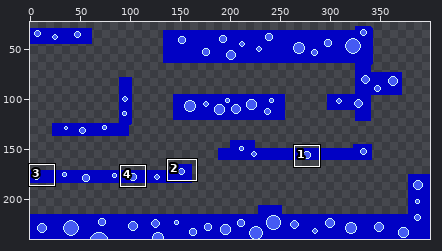
One commit to this pixel-art file: asprite/bubbleland.aseprite. The first picture is a wide view before the edit; the outline marks the close-up.
Close-up. First the earlier version:
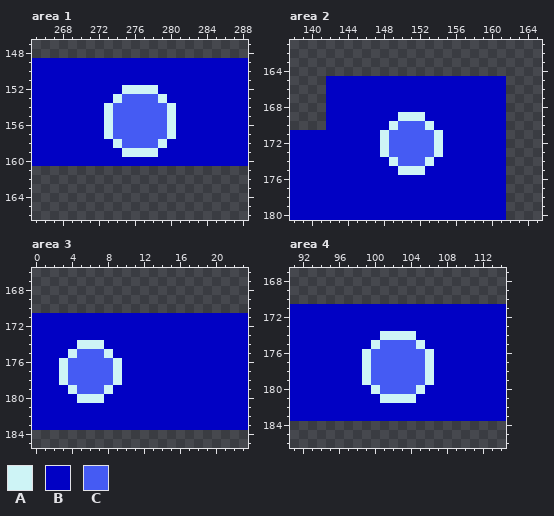
400x240 pixels, 1 frame. Shown: area 1: x 265..288, y 147..166; area 2: x 138..165, y 161..180; area 3: x 0..23, y 166..185; area 4: x 91..114, y 167..186. The wide view leaves out empty margins. The commit also changed other parts of the picture, which this record leaves out.
Palette (. is transparent): A #cef4f6  B #0101c4  C #455bf3
New version:
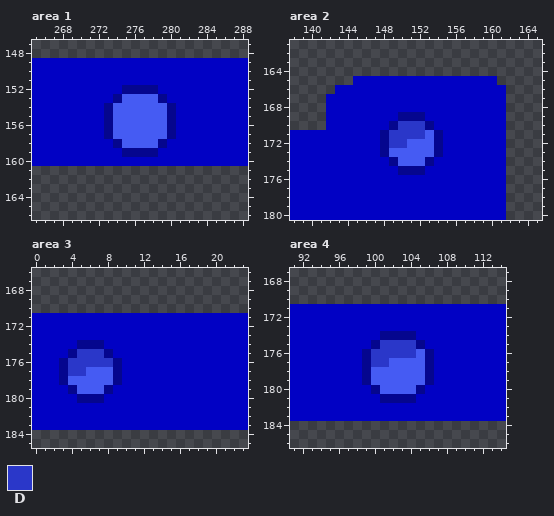
Colours new in this view: D #2a37c9
Changes in this commit:
layer "Layer 2" opacity 42% added
Colour A changes from #cef4f6 to #05068e.
Area 2, layers "Layer 2", "Layer 1":
The author changed colour C to colour D in row 170 at x 150 to 152; in row 171 at x 149 to 152; in row 172 at x 149 to 150.
Colour B is removed in row 165 at x 142 to 144 and 161; in row 166 at x 142.
Area 3, layer "Layer 2":
The author changed colour C to colour D in row 175 at x 5 to 7; in row 176 at x 4 to 8; in row 177 at x 4 to 5.
Area 4, layer "Layer 2":
The author changed colour C to colour D in row 175 at x 101 to 104; in row 176 at x 100 to 104; in row 177 at x 100 to 101.
Pixel boxes of the changes (left, top, right, bottom) in both close-ups:
changed: (104, 85, 176, 157)
erased: (326, 76, 353, 94)
erased: (497, 76, 506, 85)
changed: (380, 112, 443, 175)
changed: (59, 340, 122, 403)
changed: (362, 331, 434, 403)
